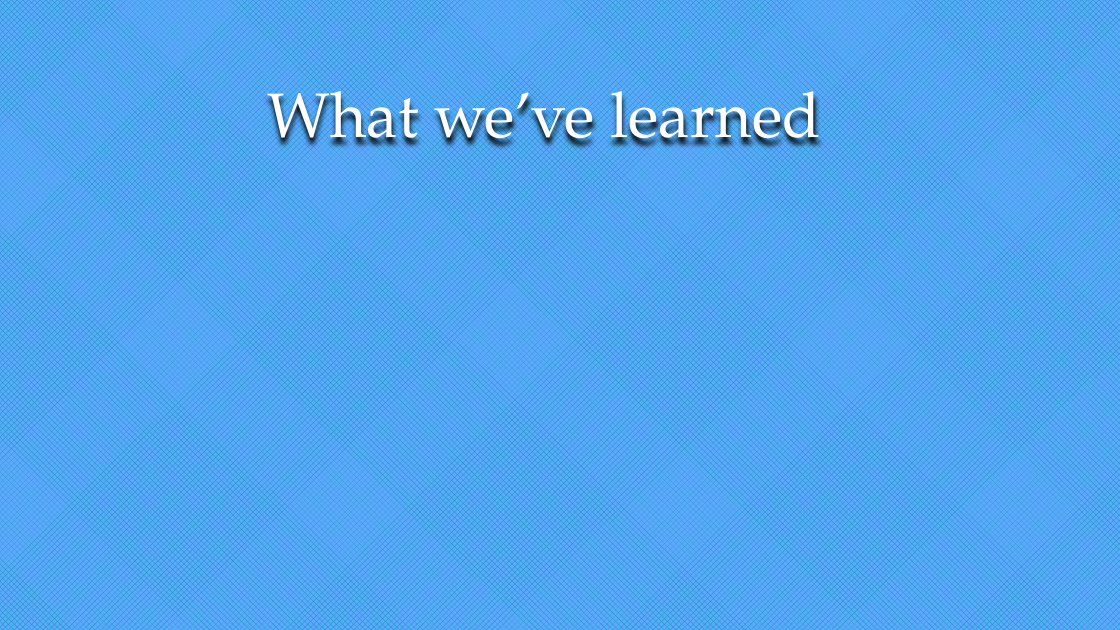
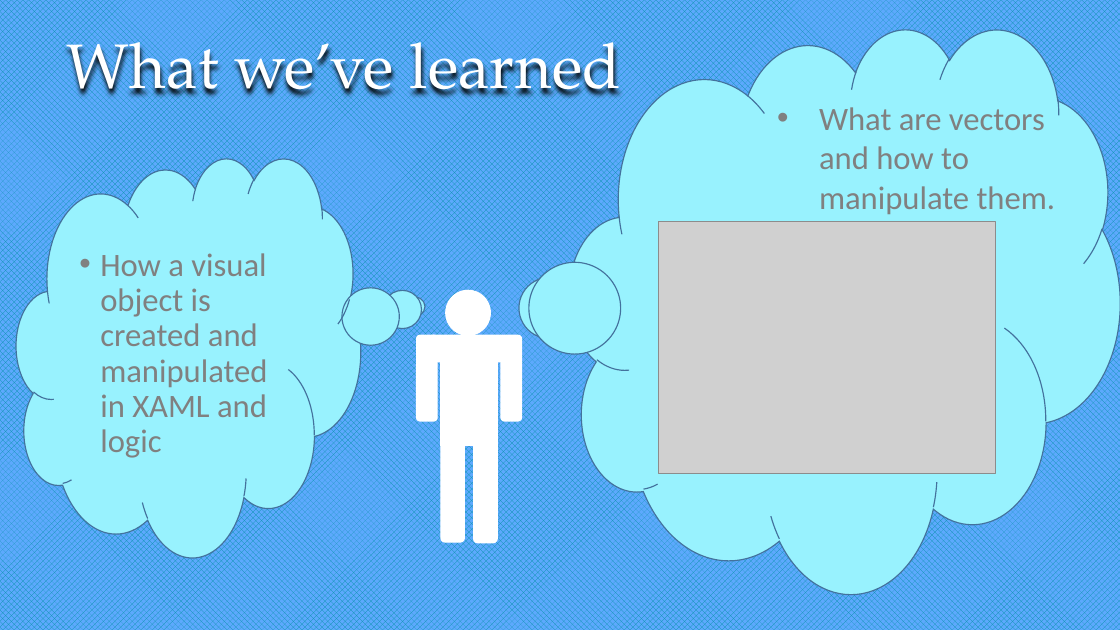
Before and after one commit to loritta/dotnetProject2018, a slide deck: slide 13 of Presentation.pptx (slide 14 before the commit). Drawn at 1120x630 pixels with LibreOffice and Linux fonts; fonts in the diff are those of the drawing; grey boxes stand for pictures. Boxes give left, top, right and bottom in pixels: in the first picture for what was removed or moved away, otherwise in the second. Text is boxed around its words. In the diff, an @@ line names an element or a change of style, - is before the commit and + after.

```diff
--- a/Presentation.pptx
+++ b/Presentation.pptx
@@ title "What we’ve learned": place and size @@
-title "What we’ve learned" at [267,71,821,159]
+title "What we’ve learned" at [67,22,621,110]
@@ thought cloud added at [570,28,1120,592], fill #98F2FE, outline #43739E 1 pt @@
@@ text added at [819,107,1056,214], 28 pt, text #808080 @@
+• What are vectors and how to manipulate them.
@@ thought cloud added at [17,158,361,557], fill #98F2FE, outline #43739E 1 pt @@
@@ picture added at [659,221,996,474] @@
@@ text added at [100,253,267,458], 28 pt, text #808080 @@
+• How a visual object is created and manipulated in XAML and logic
@@ ellipse added at [446,291,491,336], fill #FFFFFF, outline #FFFFFF 1 pt @@
@@ rounded rectangle added at [417,335,437,421], fill #FFFFFF, outline #FFFFFF 1 pt @@
@@ round same rect added at [429,335,507,362], fill #FFFFFF, outline #FFFFFF 1 pt @@
@@ rounded rectangle added at [501,335,521,421], fill #FFFFFF, outline #FFFFFF 1 pt @@
@@ rectangle added at [441,362,497,446], fill #FFFFFF, outline #FFFFFF 1 pt @@
@@ rounded rectangle added at [441,441,465,542], fill #FFFFFF, outline #FFFFFF 1 pt @@
@@ rounded rectangle added at [474,441,497,543], fill #FFFFFF, outline #FFFFFF 1 pt @@
```
Also in this commit, not shown: 5 other slides changed, 1 slide added, 2 slides removed, 2 other files.
